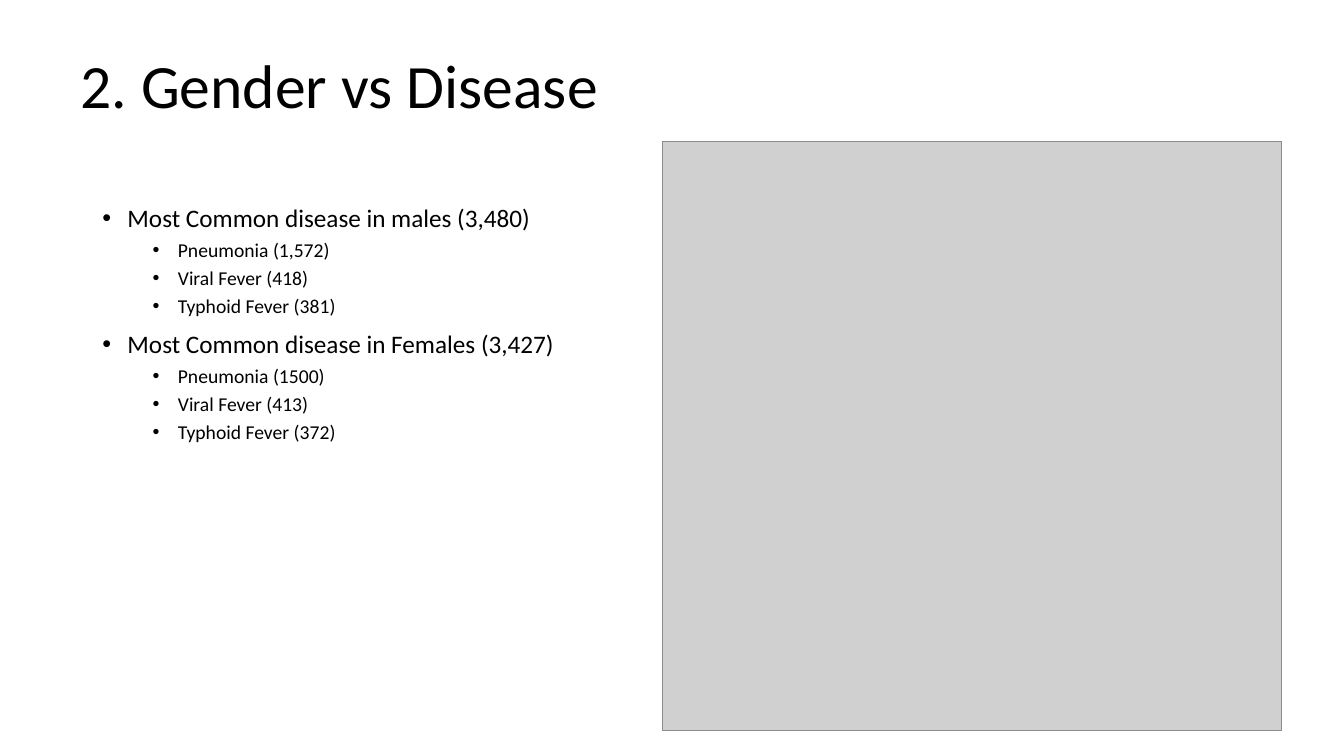
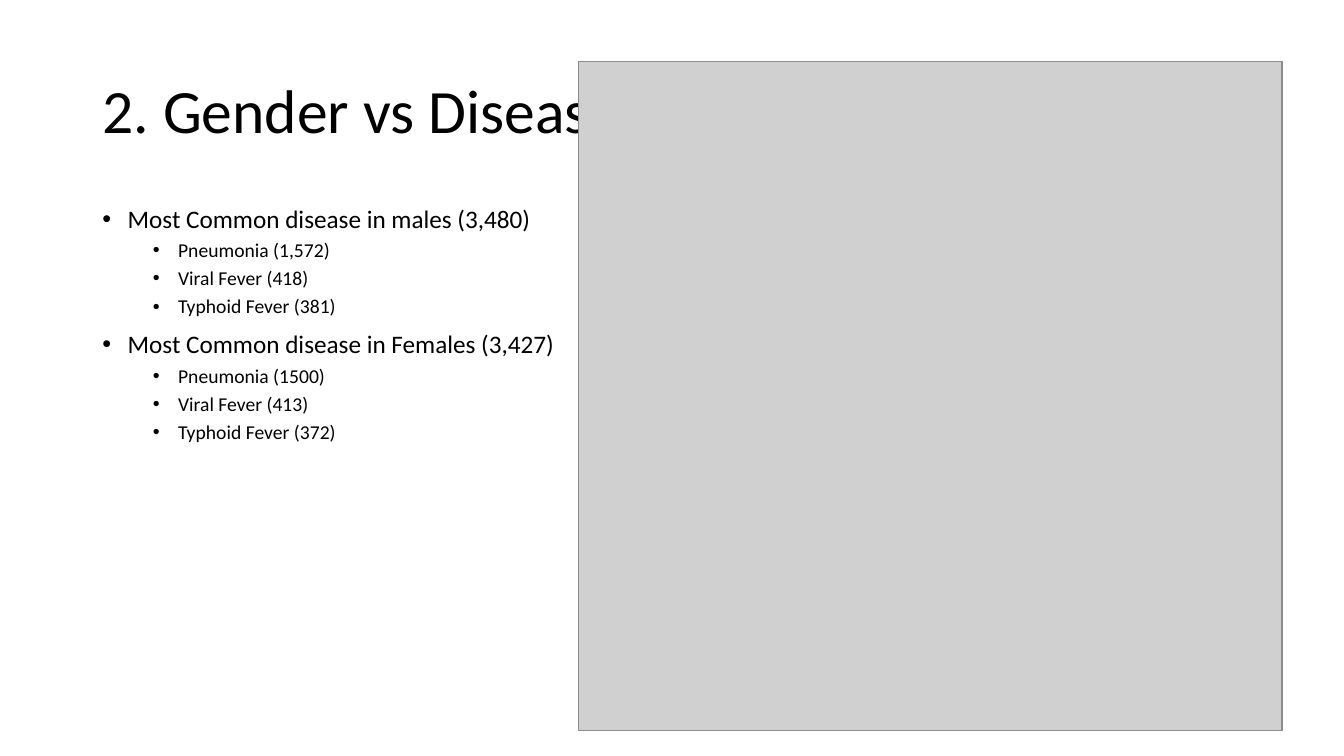
Before and after one commit to EnggQasim/FAST_Data, a slide deck: slide 7 of Statistics/project/medical/Medical Presentation/Mathematics & Statistics.pptx. Drawn at 1344x756 pixels with LibreOffice and Linux fonts; fonts in the diff are those of the drawing; grey boxes stand for pictures. Boxes give left, top, right and bottom in pixels: in the first picture for what was removed or moved away, otherwise in the second. Text is boxed around its words. In the diff, an @@ line names an element or a change of style, - is before the commit and + after.

```diff
--- a/Statistics/project/medical/Medical Presentation/Mathematics & Statistics.pptx
+++ b/Statistics/project/medical/Medical Presentation/Mathematics & Statistics.pptx
@@ title "2. Gender vs Disease" rewrapped from [80,65,598,109] to [102,82,620,148] @@
@@ picture: place and size @@
-picture at [662,141,1282,731]
+picture at [579,62,1282,731]
```
Also in this commit, not shown: 9 other slides changed, 4 other files.
